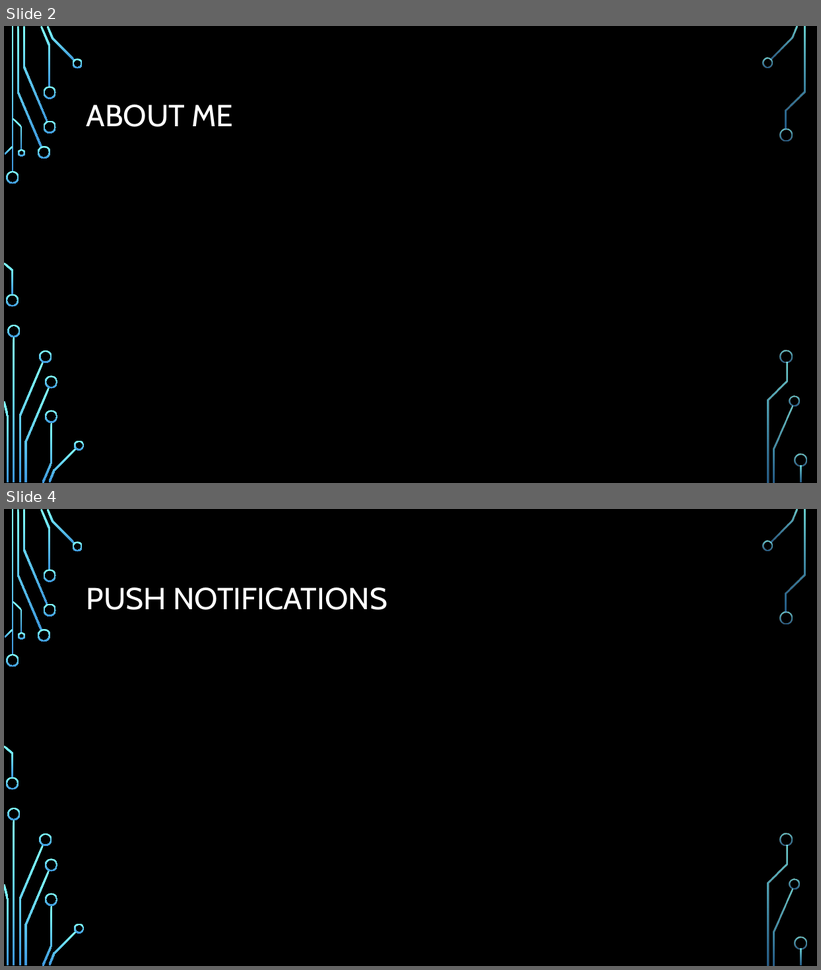
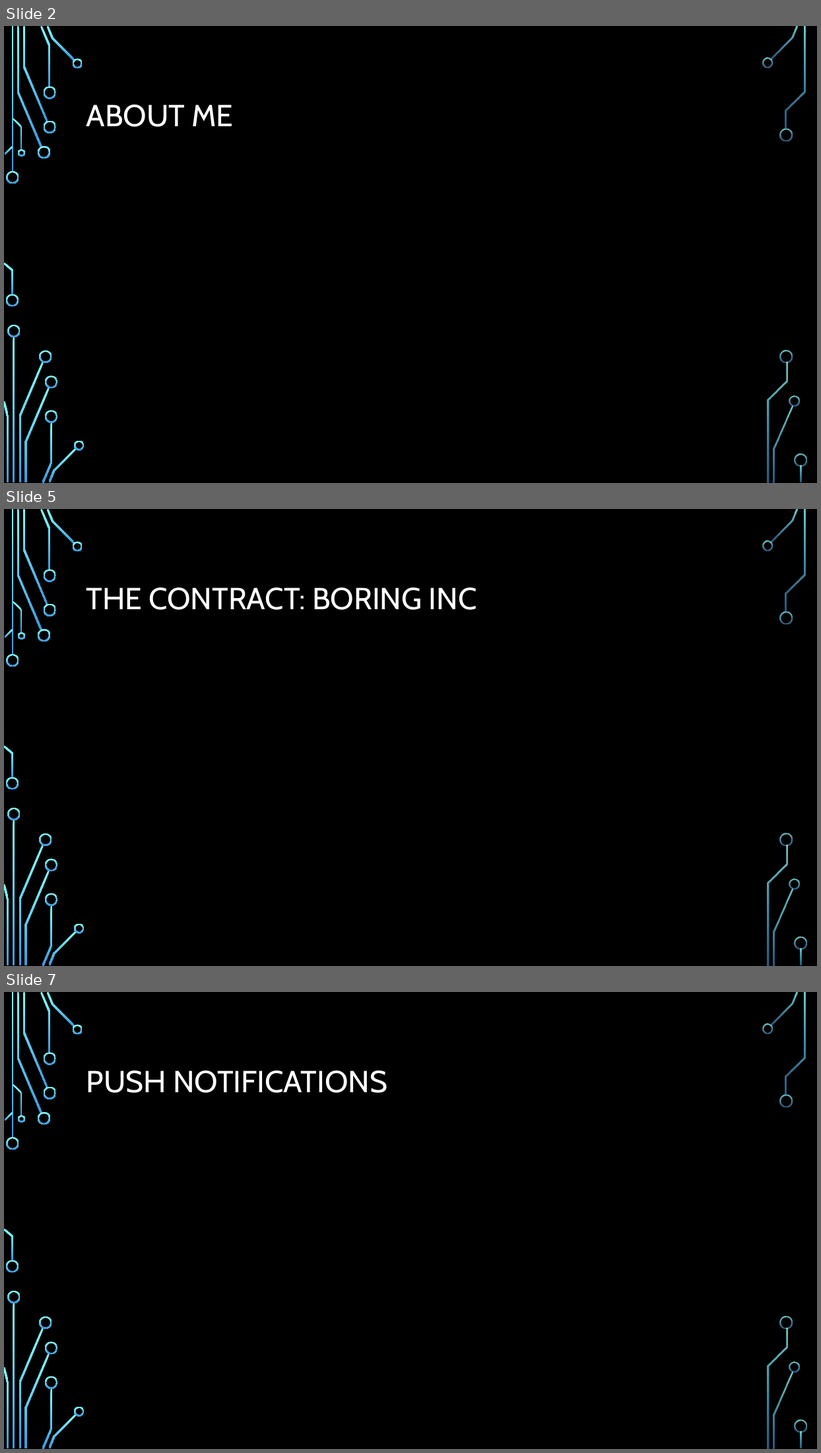
Before and after one commit to stoiveyp/DDDWales2018, a slide deck: Presentation/VoiceAndMore.pptx. Shown one above the other, each under a label of ours: slides 2 and 4 before the commit, slides 2, 5 and 7 after it; the slides between them are not shown. The pictures are 821x970 and 821x1453 pixels, drawn with LibreOffice and Linux fonts; fonts in the diff are those of the drawing; background and template pictures are left out. Boxes give left, top, right and bottom in pixels: in the first picture for what was removed or moved away, otherwise in the second. Text is boxed around its words. In the diff, an @@ line names an element or a change of style, - is before the commit and + after.

```diff
--- a/Presentation/VoiceAndMore.pptx
+++ b/Presentation/VoiceAndMore.pptx
@@ slide 5 added at (4, 509, 817, 966), background picture (left out); not listed: 36 template elements that a slide beside it also shows @@
@@ title added at (86, 588, 477, 610), 36 pt, text #FFFFFF @@
+THE CONTRACT: BORING INC
@@ what was slide 4 is now slide 7 @@
```
Also in this commit, not shown: 3 other slides added, 1 slide removed.
